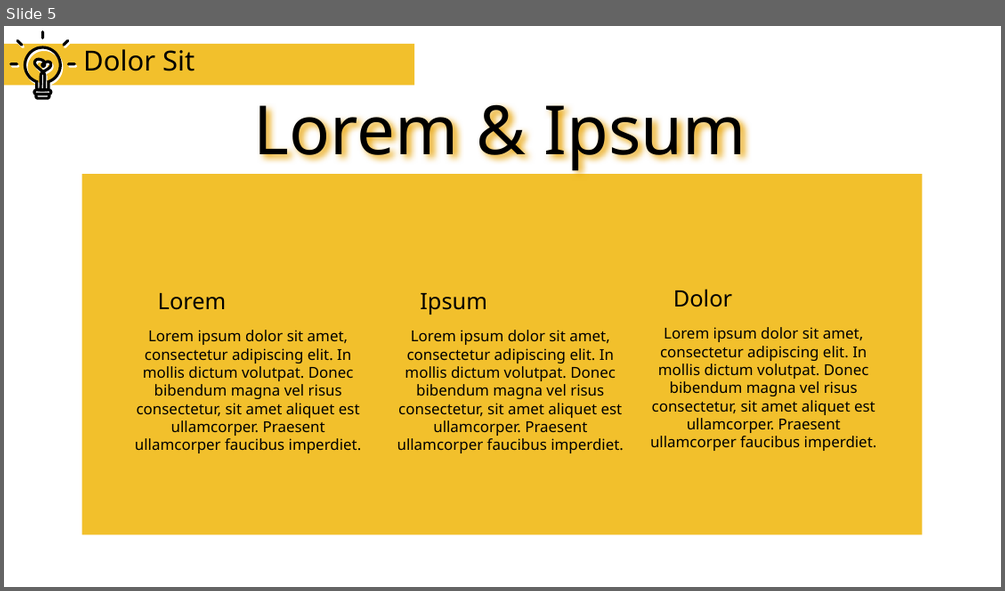
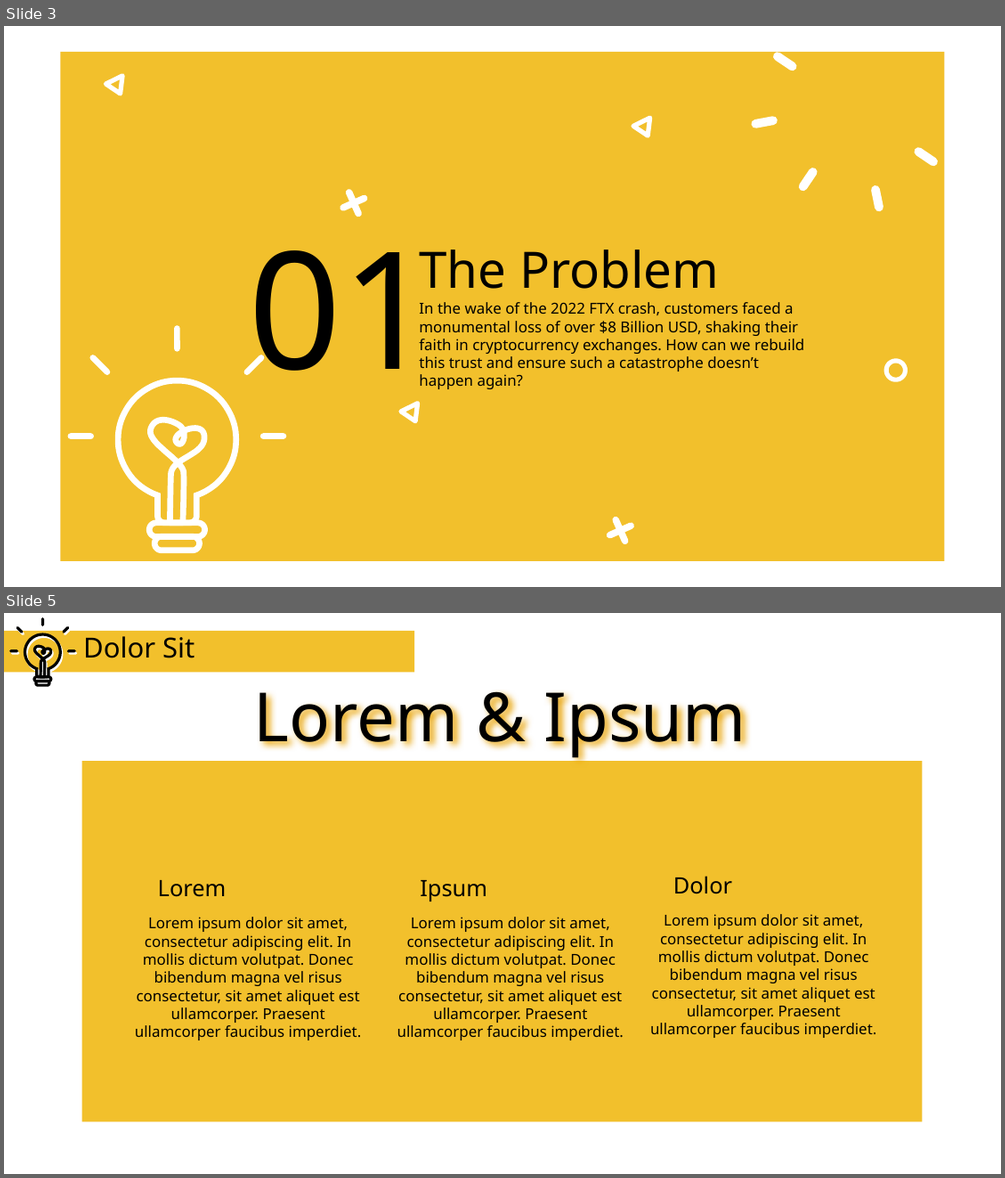
Before and after one commit to thevalencyproject/valency-exchange-pitch, a slide deck: Pitch Deck Template.odp. Shown one above the other, each under a label of ours: slide 5 before the commit, slides 3 and 5 after it; the slides between them are not shown. The pictures are 1005x591 and 1005x1178 pixels, drawn with LibreOffice and Linux fonts; fonts in the diff are those of the drawing. Boxes give left, top, right and bottom in pixels: in the first picture for what was removed or moved away, otherwise in the second. Text is boxed around its words. In the diff, an @@ line names an element or a change of style, - is before the commit and + after.

Commit message:
Added a Problem Statement

```diff
--- a/Pitch Deck Template.odp
+++ b/Pitch Deck Template.odp
@@ slide 3 added at (x1=4, y1=26, x2=1001, y2=587), background #FFFFFF @@
@@ freeform shape added at (x1=61, y1=52, x2=945, y2=562), fill #F2C02C @@
@@ freeform shape added at (x1=106, y1=76, x2=122, y2=94), outline #FFFFFF 3.69 pt @@
@@ line added from (777, 57) to (793, 67), #FFFFFF 6.94 pt @@
@@ freeform shape added at (x1=633, y1=119, x2=650, y2=136), outline #FFFFFF 3.69 pt @@
@@ line added from (756, 124) to (773, 121), #FFFFFF 6.94 pt @@
@@ line added from (934, 161) to (919, 151), #FFFFFF 6.94 pt @@
@@ line added from (803, 187) to (813, 172), #FFFFFF 6.94 pt @@
@@ line added from (364, 198) to (343, 208), #FFFFFF 5.36 pt @@
@@ line added from (349, 192) to (358, 213), #FFFFFF 5.36 pt @@
@@ line added from (880, 207) to (876, 190), #FFFFFF 6.94 pt @@
@@ title added at (x1=249, y1=250, x2=436, y2=410), 130 pt, text #000000 @@
+01
@@ title added at (x1=419, y1=249, x2=719, y2=289), 40 pt, text #000000 @@
+The Problem
@@ text added at (x1=419, y1=302, x2=804, y2=389), 12 pt, text #000000 @@
+In the wake of the 2022 FTX crash, customers faced a monumental loss of over $8 Billion USD, shaking their faith in cryptocurrency exchanges. How can we rebuild this trust and ensure such a catastrophe doesn’t happen again?
@@ line added from (177, 328) to (177, 349), #FFFFFF 4.73 pt @@
@@ line added from (93, 358) to (107, 372), #FFFFFF 4.73 pt @@
@@ line added from (261, 358) to (247, 372), #FFFFFF 4.73 pt @@
@@ freeform shape added at (x1=887, y1=361, x2=906, y2=379), outline #FFFFFF 3.63 pt @@
@@ freeform shape added at (x1=118, y1=380, x2=236, y2=523), outline #FFFFFF 4.73 pt @@
@@ freeform shape added at (x1=151, y1=419, x2=205, y2=523), outline #FFFFFF 4.73 pt @@
@@ freeform shape added at (x1=401, y1=403, x2=417, y2=421), outline #FFFFFF 3.69 pt @@
@@ line added from (71, 435) to (91, 435), #FFFFFF 4.73 pt @@
@@ line added from (283, 435) to (264, 435), #FFFFFF 4.73 pt @@
@@ freeform shape added at (x1=150, y1=523, x2=205, y2=536), outline #FFFFFF 4.73 pt @@
@@ line added from (631, 525) to (610, 535), #FFFFFF 5.36 pt @@
@@ line added from (615, 520) to (625, 540), #FFFFFF 5.36 pt @@
@@ freeform shape added at (x1=155, y1=536, x2=200, y2=549), outline #FFFFFF 4.73 pt @@
```
Also in this commit, not shown: 1 slide removed.
